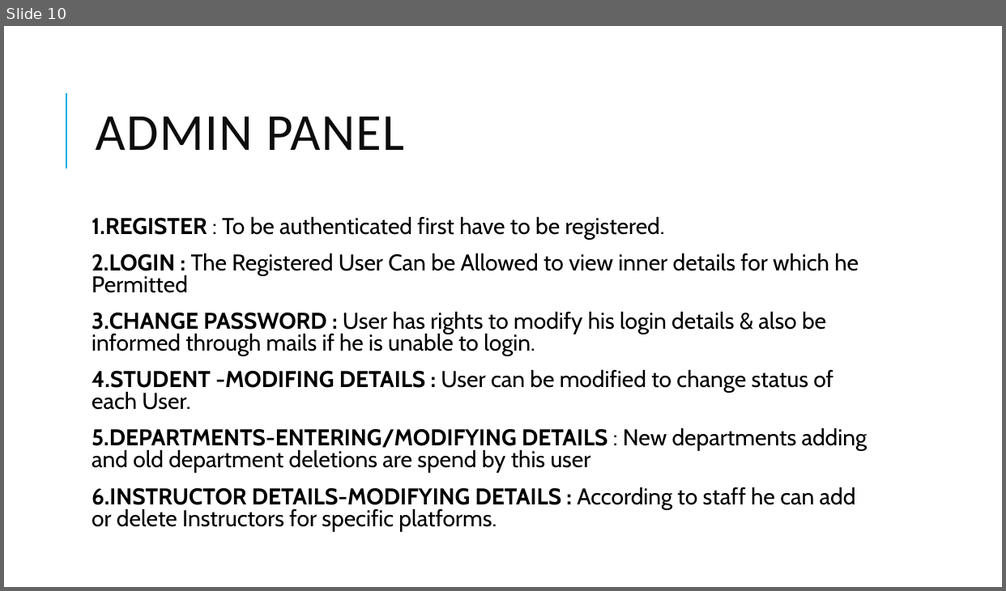
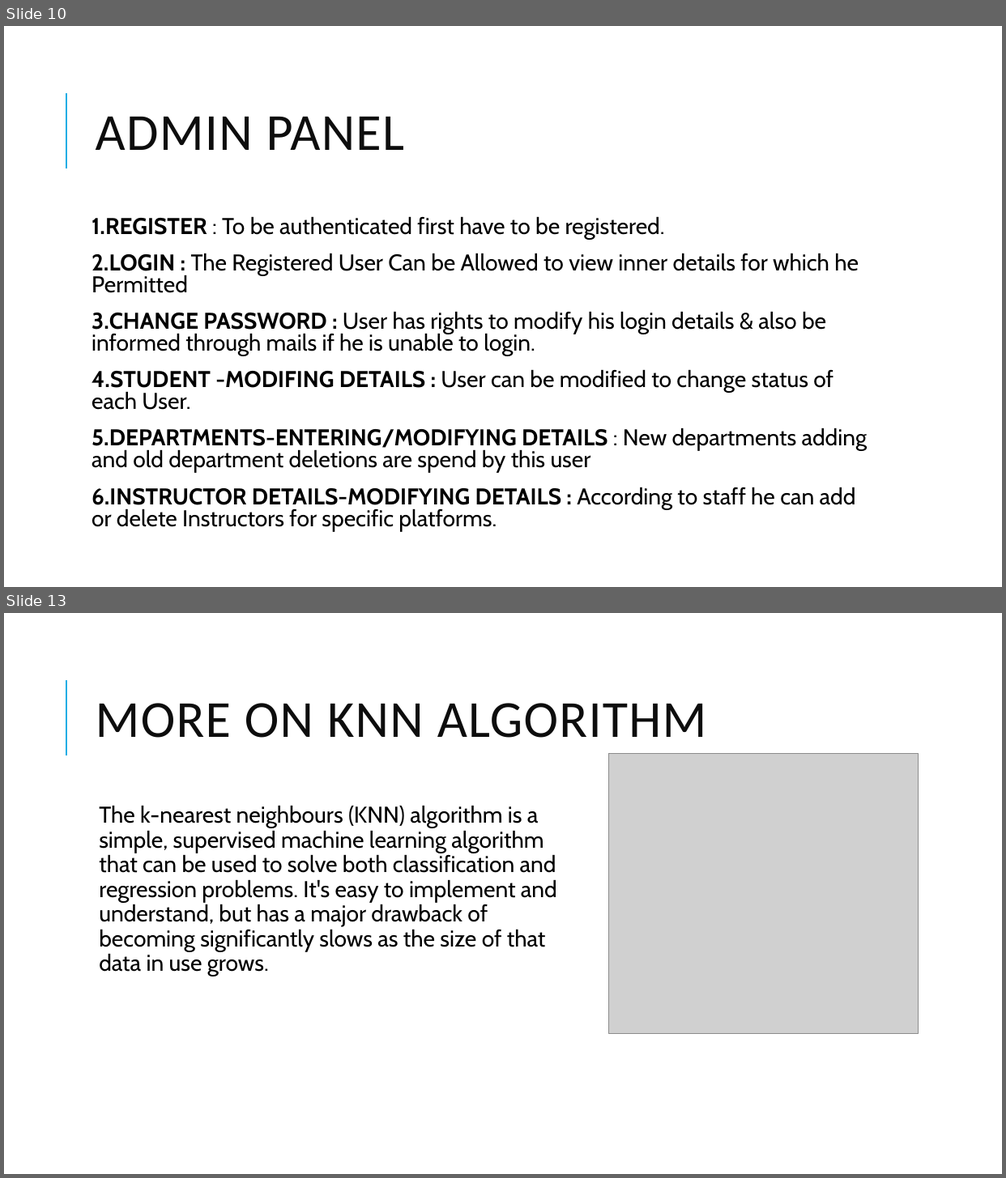
Before and after one commit to adarshdwivedi123/projectchecking, a slide deck: Project Presentation.pptx. Shown one above the other, each under a label of ours: slide 10 before the commit, slides 10 and 13 after it; the slides between them are not shown. The pictures are 1006x591 and 1006x1178 pixels, drawn with LibreOffice and Linux fonts; fonts in the diff are those of the drawing; grey boxes stand for pictures. Boxes give left, top, right and bottom in pixels: in the first picture for what was removed or moved away, otherwise in the second. Text is boxed around its words. In the diff, an @@ line names an element or a change of style, - is before the commit and + after.

Commit message:
Machine learning concept

```diff
--- a/Project Presentation.pptx
+++ b/Project Presentation.pptx
@@ slide 13 added at box(4, 613, 1002, 1174), background #FFFFFF; not listed: 1 template element that a slide beside it also shows @@
@@ title added at box(96, 703, 707, 738), 50 pt, text #0D0D0D @@
+MORE ON KNN ALGORITHM
@@ picture added at box(609, 754, 918, 1033) @@
@@ text added at box(99, 805, 557, 977), 22 pt, text #000000 @@
+  The k-nearest neighbours (KNN) algorithm is a simple, supervised machine learning algorithm that can be used to solve both classification and regression problems. It's easy to implement and understand, but has a major drawback of becoming significantly slows as the size of that data in use grows.
```
Also in this commit, not shown: 2 other slides added.
